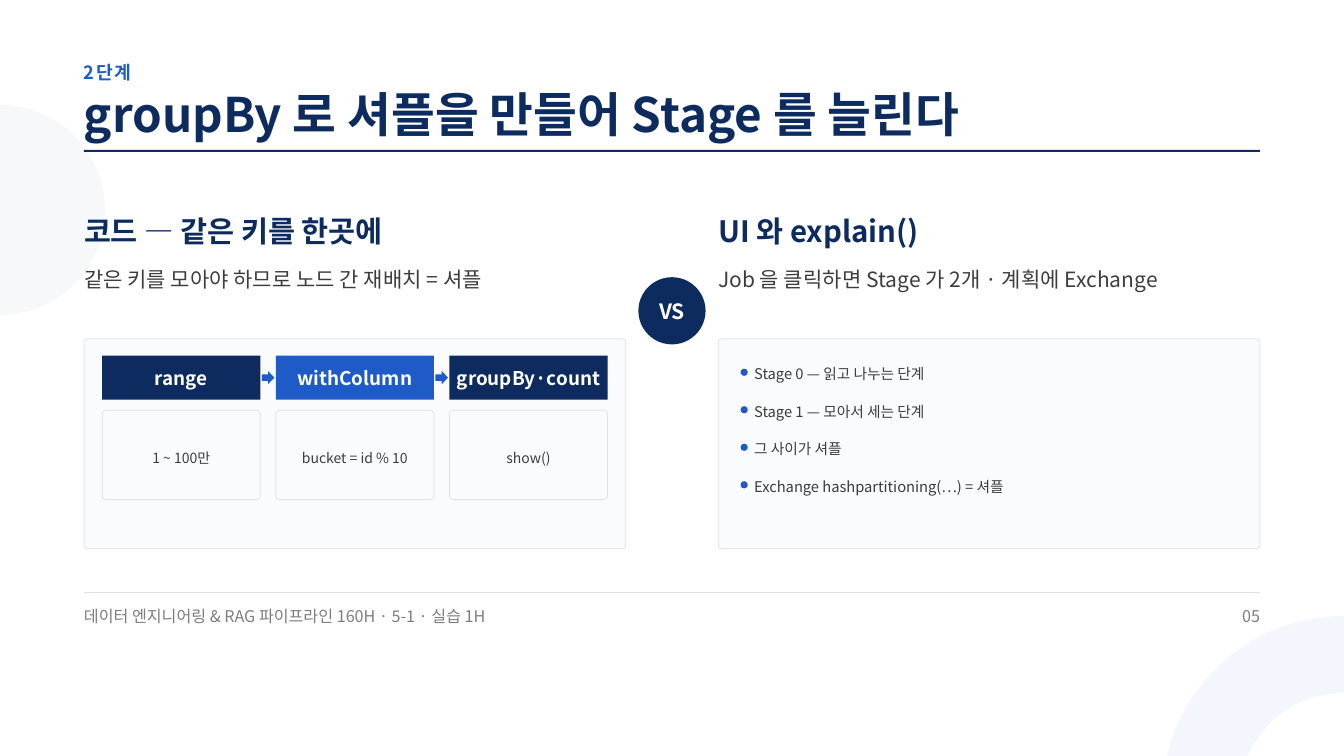
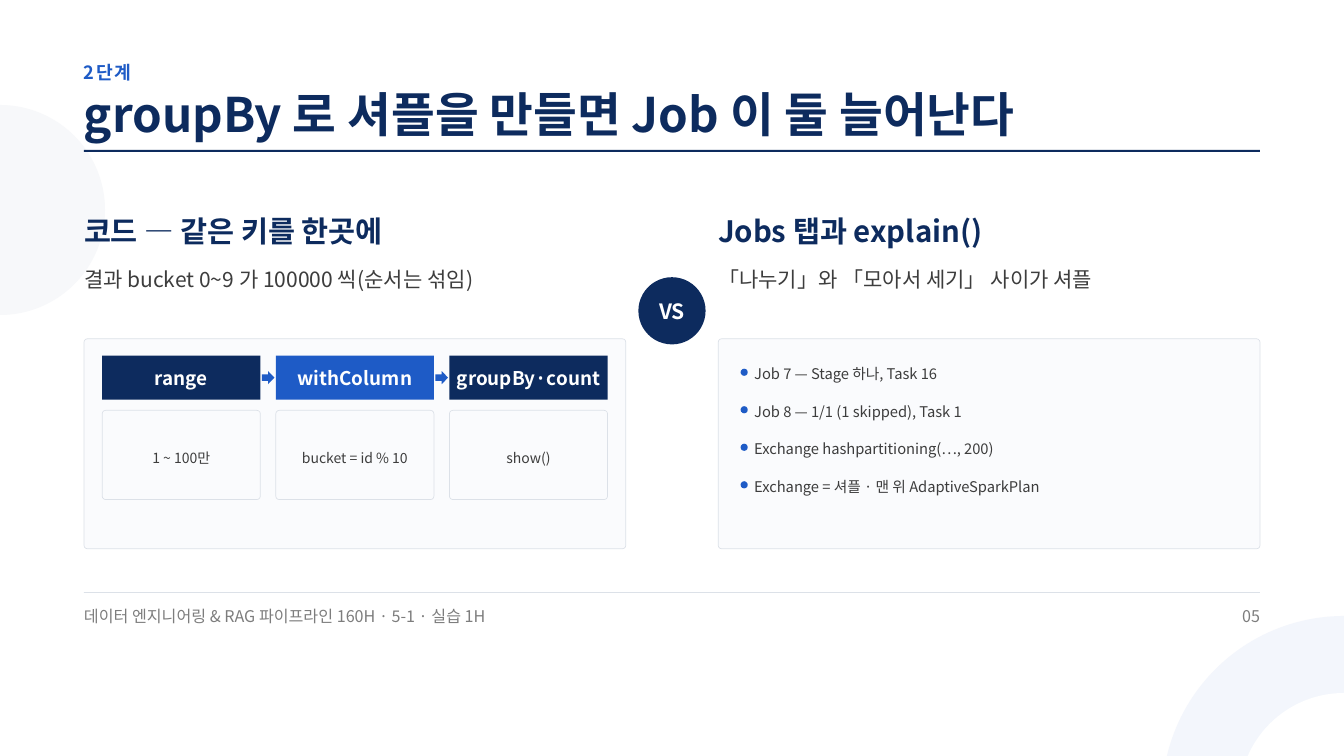
Before and after one commit to aebonlee/materials, a slide deck: slide 5 of data-eng/decks/w5d1s3.pptx. Drawn at 1344x756 pixels with LibreOffice and Linux fonts; fonts in the diff are those of the drawing. Boxes give left, top, right and bottom in pixels: in the first picture for what was removed or moved away, otherwise in the second. Text is boxed around its words. In the diff, an @@ line names an element or a change of style, - is before the commit and + after.

```diff
--- a/data-eng/decks/w5d1s3.pptx
+++ b/data-eng/decks/w5d1s3.pptx
@@ text at <box>84,92,1014,144</box>: text changed @@
-groupBy 로 셔플을 만들어 Stage 를 늘린다
+groupBy 로 셔플을 만들면 Job 이 둘 늘어난다
@@ text at <box>718,217,982,249</box>: text changed @@
-UI 와 explain()
+Jobs 탭과 explain()
@@ text at <box>84,269,473,291</box>: text changed @@
-같은 키를 모아야 하므로 노드 간 재배치 = 셔플
+결과 bucket 0~9 가 100000 씩(순서는 섞임)
@@ text at <box>718,269,1092,289</box>: text changed @@
-Job 을 클릭하면 Stage 가 2개 · 계획에 Exchange
+「나누기」와 「모아서 세기」 사이가 셔플
@@ text at <box>754,367,937,383</box>: text changed @@
-Stage 0 — 읽고 나누는 단계
+Job 7 — Stage 하나, Task 16
@@ text at <box>754,405,962,421</box>: text changed @@
-Stage 1 — 모아서 세는 단계
+Job 8 — 1/1 (1 skipped), Task 1
@@ text at <box>754,442,993,458</box>: text changed @@
-그 사이가 셔플
+Exchange hashpartitioning(…, 200)
@@ text at <box>754,480,1039,496</box>: text changed @@
-Exchange hashpartitioning(…) = 셔플
+Exchange = 셔플 · 맨 위 AdaptiveSparkPlan
```
Also in this commit, not shown: 8 other slides changed, 1 slide added, 1 slide removed, 11 other files.
